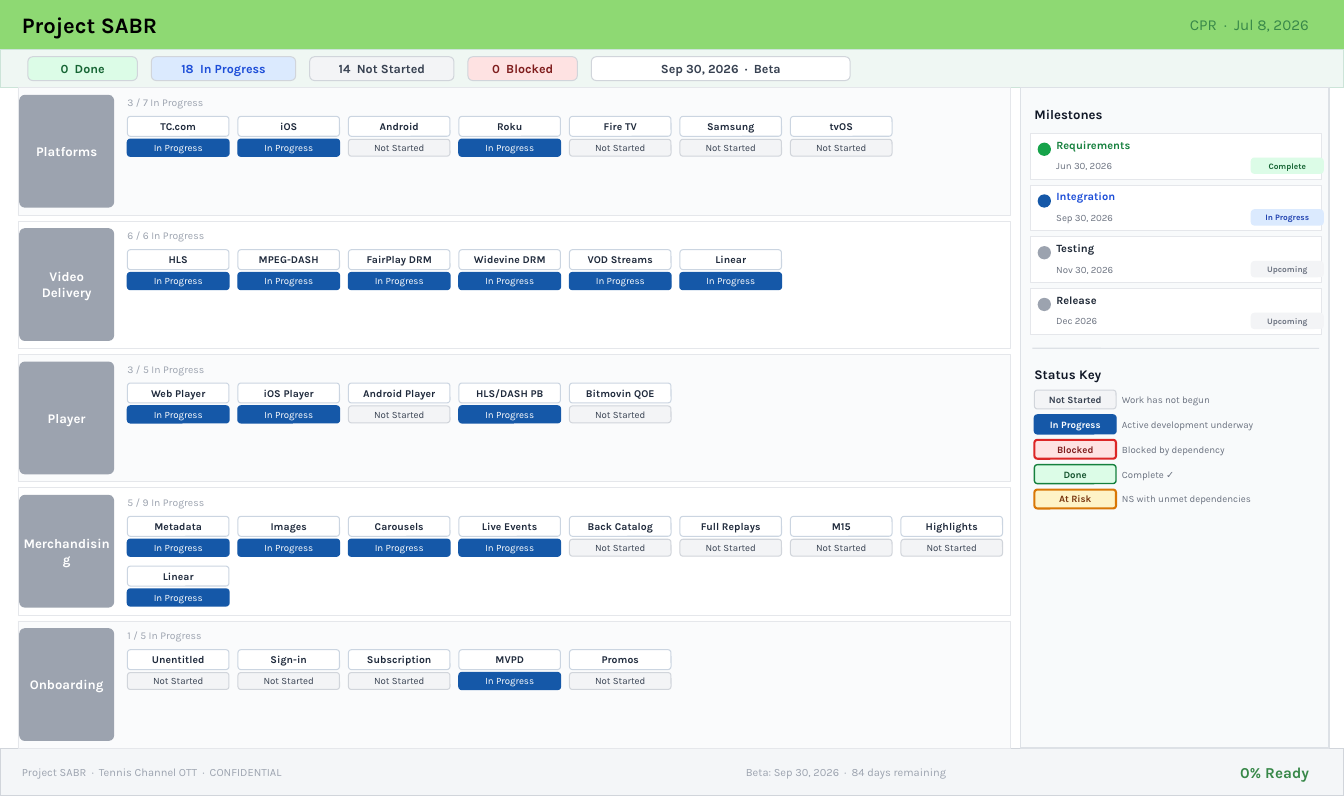
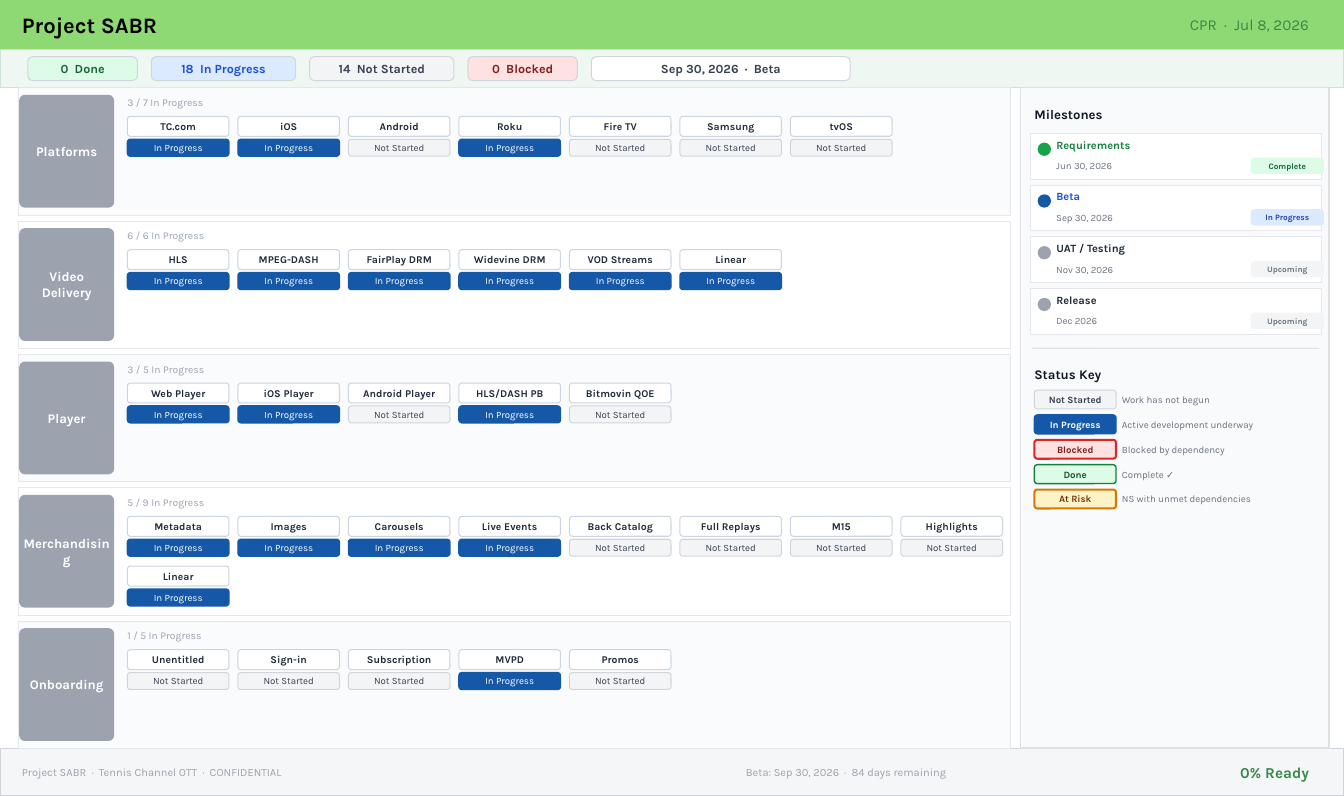
Before and after one commit to jfvtennis/sabr-reporting, a slide deck: slide 3 of SABR_CPR_Component_Status.pptx. Drawn at 1344x796 pixels with LibreOffice and Linux fonts; fonts in the diff are those of the drawing. Boxes give left, top, right and bottom in pixels: in the first picture for what was removed or moved away, otherwise in the second. Text is boxed around its words. In the diff, an @@ line names an element or a change of style, - is before the commit and + after.

```diff
--- a/SABR_CPR_Component_Status.pptx
+++ b/SABR_CPR_Component_Status.pptx
@@ text at bbox=[1056, 193, 1080, 200]: text changed @@
-Integration
+Beta
@@ text at bbox=[1056, 244, 1125, 255]: text changed @@
-Testing
+UAT / Testing
```
Also in this commit, not shown: 1 other slide changed, 10 other files.
